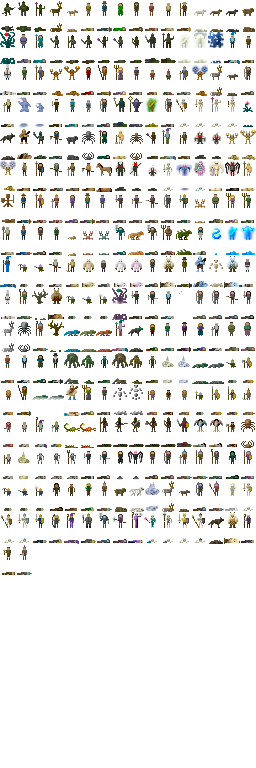
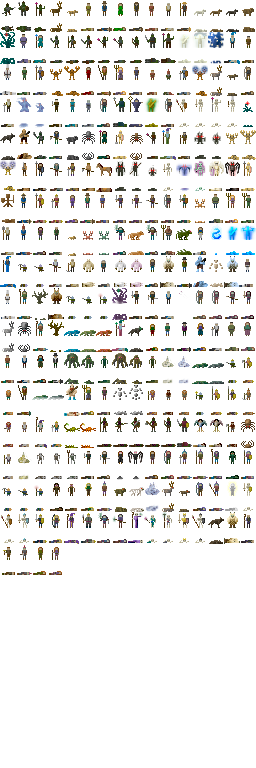
Two versions of the same layered image (256 × 768). Layer-by-layer changes:
painted on "Background" over [33, 547, 62, 575]
